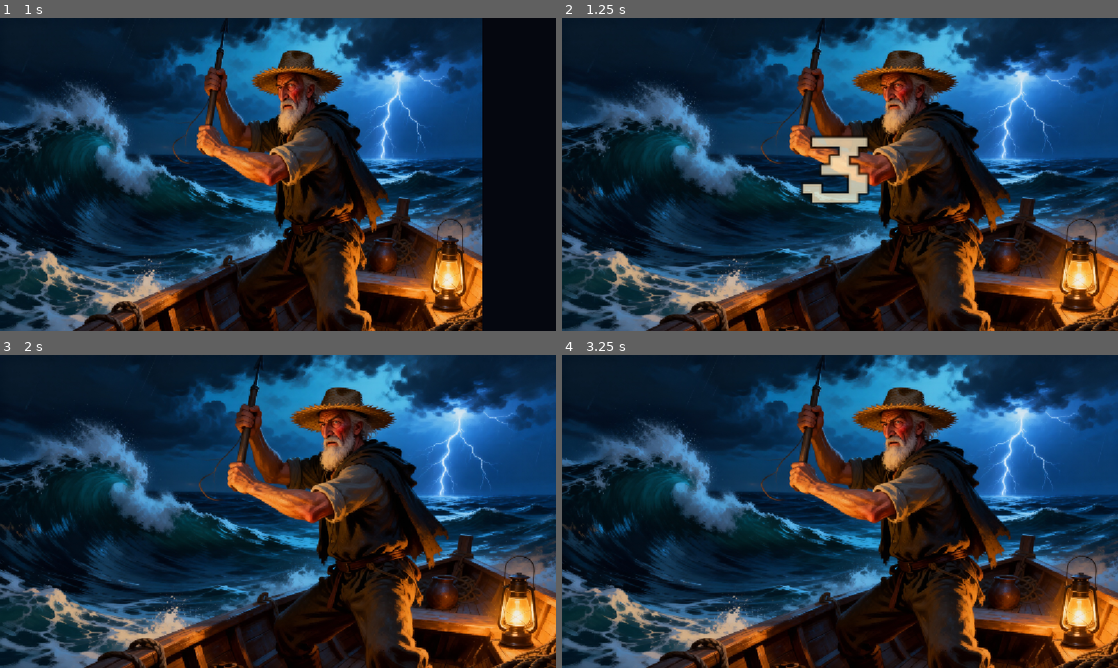
Above: before the commit, frames 1-4 (two rows, left to right).
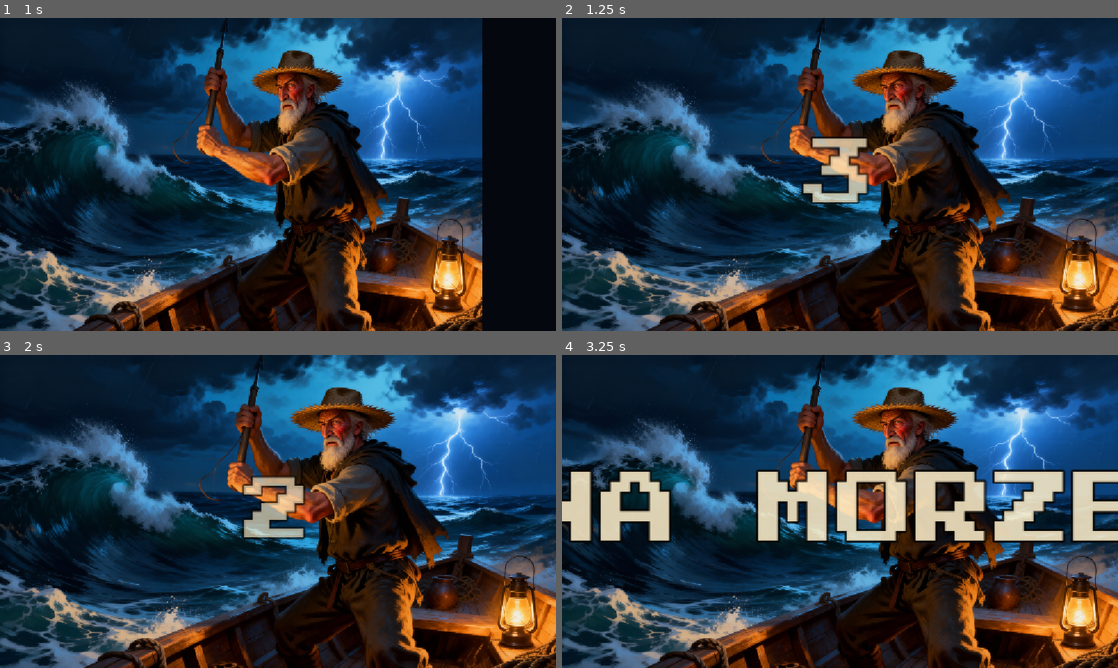
Above: after the commit, the same moments.

Repository: stap1/SCIM
Game: Godot game, scene res://scenes/MainMenu.tscn
The game is run twice, just before and just after one commit, with the same random seed, the same clock (stepped at 60 frames per second) and the same inputs.
Inputs (mouse positions are in pixels of both pictures, inside the frame that each line leads up to):
- Up to frame 1 (1 s): click "SZYBKA GRA (5 minut)" at 0.5 s
- Up to frame 2 (1.25 s): no input
- Up to frame 3 (2 s): tap Enter at 1.25 s; move the mouse to (400, 495) at 1.27 s; hold D (move_right) from 1.28 s (still down); hold Shift from 1.28 s (still down); click (400, 495) at 1.42 s
- Up to frame 4 (3.25 s): release D (move_right) at 2 s; release Shift at 2 s; drag from (728, 527) to (840, 511) at 2.02 s; move the mouse to (895, 442) at 2.77 s; hold D (move_right) from 2.78 s (still down); tap Ctrl at 2.85 s

Frame 1 is identical in both runs. In frame 2, 0.4% of the frame differs, in the area x 42-56%, y 37-60%; in frame 3, 1.6%; in frame 4, 14%, in the area x 0-100%, y 36-60%.

Commit message:
fix(R1b): odliczanie 3-2-1 utykalo na 3 (zagniezdzone tweeny)
- przyczyna: kazdy token tworzyl osobny create_tween() w callbacku glownego tweena;
  zagniezdzone tweeny tej samej etykiety kolidowaly i sekwencja stawala
- naprawa: animacje tokenow wpiete w JEDEN lancuchowy tween (tween_callback _prep_token
  + tween_property scale/alpha), bez zagniezdzania
- regresja: test_countdown_progresses_past_three (po 1.6s etykieta != "3")

Co-Authored-By: Claude Opus 4.8 <noreply@anthropic.com>

Diff:
--- a/scripts/ui/santiago_intro.gd
+++ b/scripts/ui/santiago_intro.gd
@@ -48,7 +48,9 @@
 	rng.seed = rng_seed
 	return rng.randi_range(0, count - 1)
 
-# --- Sekwencja intro (jeden Tween, gra mimo pauzy bo overlay = ALWAYS) ---
+# --- Sekwencja intro (JEDEN Tween, gra mimo pauzy bo overlay = ALWAYS) ---
+# Animacje tokenow sa CZESCIA glownego tweena (bez zagniezdzania create_tween w callbackach -
+# wczesniej zagniezdzone tweeny tej samej etykiety kolidowaly i odliczanie utykalo na "3").
 func _start_intro() -> void:
 	get_tree().paused = true
 	_reduce = not SettingsStore.should_flash(SettingsStore.reduce_flashing)
@@ -59,37 +61,30 @@
 	var tw := create_tween()
 	# Wejscie: przewrocenie strony odslania portret.
 	tw.tween_method(_set_page, 0.0, 1.0, GameConfig.INTRO_PAGE_TURN_TIME)
-	# Odliczanie: kazda duza cyfra pojawia sie, kurczy i znika; potem okrzyk.
-	tw.tween_callback(_show_token.bind("3"))
-	tw.tween_interval(step)
-	tw.tween_callback(_show_token.bind("2"))
-	tw.tween_interval(step)
-	tw.tween_callback(_show_token.bind("1"))
-	tw.tween_interval(step)
-	tw.tween_callback(_show_token.bind(NarrativeData.INTRO_SHOUT))
-	tw.tween_interval(step)
+	# Odliczanie: kazdy token (3,2,1, okrzyk) pojawia sie duzy i kurczac sie znika.
+	if countdown_label != null:
+		for token in ["3", "2", "1", NarrativeData.INTRO_SHOUT]:
+			tw.tween_callback(_prep_token.bind(token))
+			if _reduce:
+				tw.tween_property(countdown_label, "modulate:a", 0.0, step)
+			else:
+				tw.tween_property(countdown_label, "scale", Vector2(0.5, 0.5), step).set_trans(Tween.TRANS_QUAD)
+				tw.parallel().tween_property(countdown_label, "modulate:a", 0.0, step)
+	else:
+		tw.tween_interval(step * 4.0)  # zachowaj rytm gdy brak etykiety
 	# Przejscie na wode: syrena + przewrocenie strony odslaniajace rozgrywke.
 	tw.tween_callback(func() -> void: AudioManager.play_sfx("port_siren"))
 	tw.tween_method(_set_page_out, 0.0, 1.0, GameConfig.INTRO_PAGE_TURN_TIME)
 	tw.tween_callback(_finish)
 
-# Pokazuje token odliczania (cyfra lub okrzyk): duzy, potem kurczy sie i znika.
-# Sub-Tween gra mimo pauzy (overlay = ALWAYS). reduce_flashing -> tylko fade, bez skali.
-func _show_token(text_value: String) -> void:
+# Ustawia token odliczania na stan poczatkowy (duzy, pelna widocznosc). Animacje robi glowny tween.
+func _prep_token(text_value: String) -> void:
 	if countdown_label == null:
 		return
 	countdown_label.text = text_value
 	countdown_label.pivot_offset = countdown_label.size * 0.5
 	countdown_label.modulate.a = 1.0
-	var step: float = GameConfig.INTRO_COUNTDOWN_STEP
-	var t := create_tween()
-	if _reduce:
-		countdown_label.scale = Vector2.ONE
-		t.tween_property(countdown_label, "modulate:a", 0.0, step)
-	else:
-		countdown_label.scale = Vector2(1.6, 1.6)
-		t.tween_property(countdown_label, "scale", Vector2(0.5, 0.5), step).set_trans(Tween.TRANS_QUAD)
-		t.parallel().tween_property(countdown_label, "modulate:a", 0.0, step)
+	countdown_label.scale = Vector2.ONE if _reduce else Vector2(1.6, 1.6)
 
 # Page-turn IN (0->1): strona "kladzie sie" od grzbietu (lewa krawedz).
 func _set_page(t: float) -> void:
--- a/test/test_intro_overlay.gd
+++ b/test/test_intro_overlay.gd
@@ -33,6 +33,18 @@
 	assert_signal_emitted(overlay, "intro_finished", "emituje intro_finished")
 	assert_false(get_tree().paused, "po zakonczeniu zdejmuje pauze")
 
+func test_countdown_progresses_past_three() -> void:
+	# Regresja: odliczanie utykalo na "3" (zagniezdzone tweeny). Po przewroceniu strony (0.5s)
+	# i pierwszym kroku (0.7s) token "3" ma ustapic "2". Timer process_always tyka mimo pauzy.
+	var overlay = IntroScene.instantiate()
+	add_child_autofree(overlay)
+	var label = overlay.get_node_or_null("Page/Countdown")
+	assert_not_null(label, "etykieta odliczania istnieje")
+	await get_tree().create_timer(1.6, true).timeout
+	assert_ne(label.text, "3", "odliczanie idzie dalej niz 3 (3->2->1)")
+	if get_tree().paused:
+		get_tree().paused = false
+
 func test_exit_before_finish_unpauses() -> void:
 	# Symuluje zmiane sceny w trakcie intro: overlay znika bez _finish -> nie zostawia pauzy.
 	var overlay = IntroScene.instantiate()
